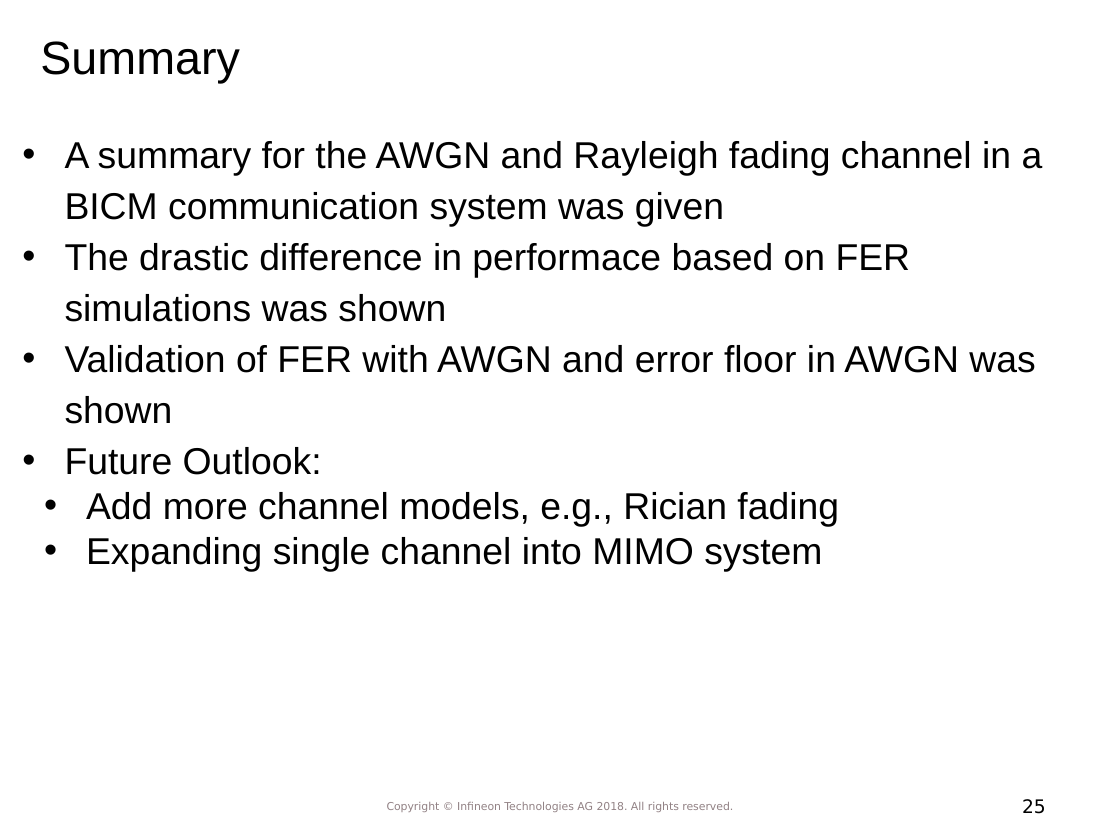
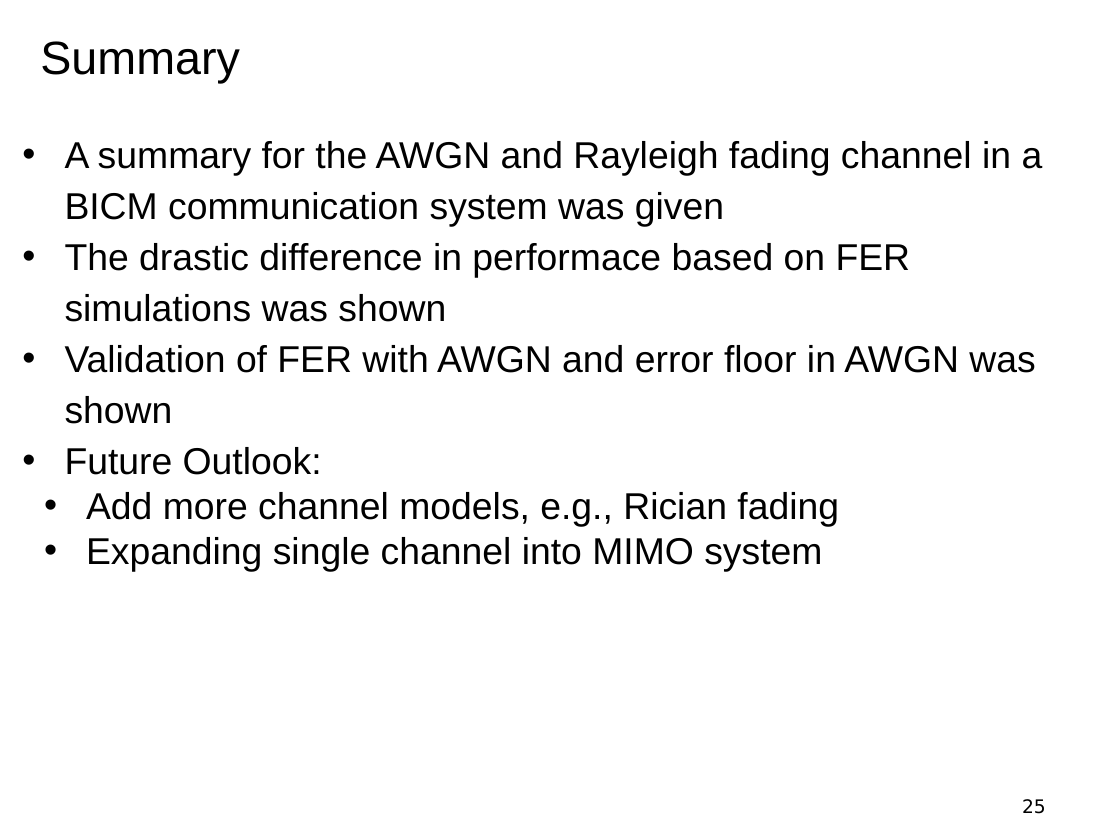
Before and after one commit to ga96jul/Bachelarbeit, a slide deck: slide 25 of Bachelorarbeit/01_Bachelorarbeit_LaTex/01_Templates/thesistemplate_tumcd/Präsentation.pptx. Drawn at 1120x840 pixels with LibreOffice and Linux fonts; fonts in the diff are those of the drawing; background and template pictures are left out. Boxes give left, top, right and bottom in pixels: in the first picture for what was removed or moved away, otherwise in the second. Text is boxed around its words. In the diff, an @@ line names an element or a change of style, - is before the commit and + after.

```diff
--- a/Bachelorarbeit/01_Bachelorarbeit_LaTex/01_Templates/thesistemplate_tumcd/Präsentation.pptx
+++ b/Bachelorarbeit/01_Bachelorarbeit_LaTex/01_Templates/thesistemplate_tumcd/Präsentation.pptx
@@ text removed at (387,802,733,812) @@
-Copyright © Infineon Technologies AG 2018. All rights reserved.
```
Also in this commit, not shown: 3 other slides changed, 1 slide added.
